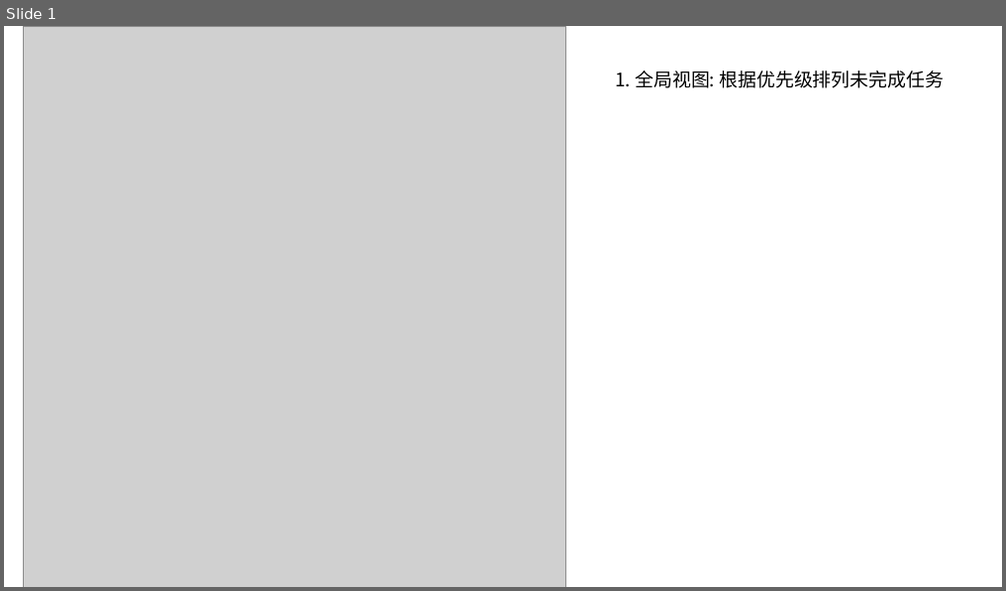
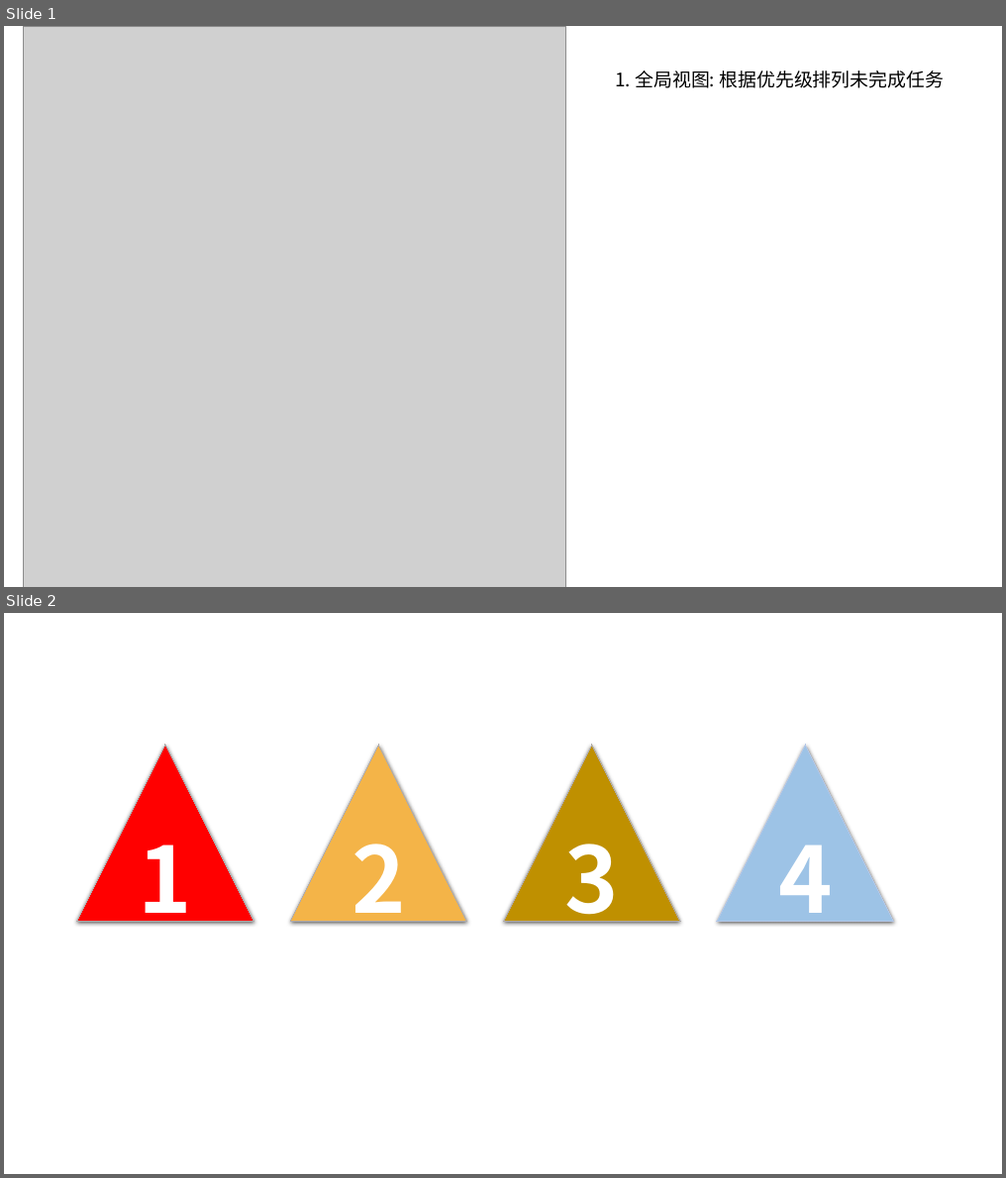
Before and after one commit to featzhang/flake-todo, a slide deck: docs/design/design-20210219.pptx. Shown one above the other, each under a label of ours: slide 1 before the commit, slides 1 and 2 after it. The pictures are 1006x591 and 1006x1178 pixels, drawn with LibreOffice and Linux fonts; fonts in the diff are those of the drawing; grey boxes stand for pictures. Boxes give left, top, right and bottom in pixels: in the first picture for what was removed or moved away, otherwise in the second. Text is boxed around its words. In the diff, an @@ line names an element or a change of style, - is before the commit and + after.

```diff
--- a/docs/design/design-20210219.pptx
+++ b/docs/design/design-20210219.pptx
@@ slide 2 added at (4,613,1002,1174), background #FFFFFF @@
@@ triangle added at (77,745,254,922), fill #FF0000, outline #AFABAB 0.75 pt, 88 pt, text #FFFFFF, bold @@
+1
@@ triangle added at (290,745,466,922), fill #F4B448, outline #AFABAB 0.75 pt, 88 pt, text #FFFFFF, bold @@
+2
@@ triangle added at (503,745,680,922), fill #BF9000, outline #AFABAB 0.75 pt, 88 pt, text #FFFFFF, bold @@
+3
@@ triangle added at (717,745,893,922), fill #9DC3E6, outline #B4C7E7 0.75 pt, 88 pt, text #FFFFFF, bold @@
+4
```
Also in this commit, not shown: 14 other files.
